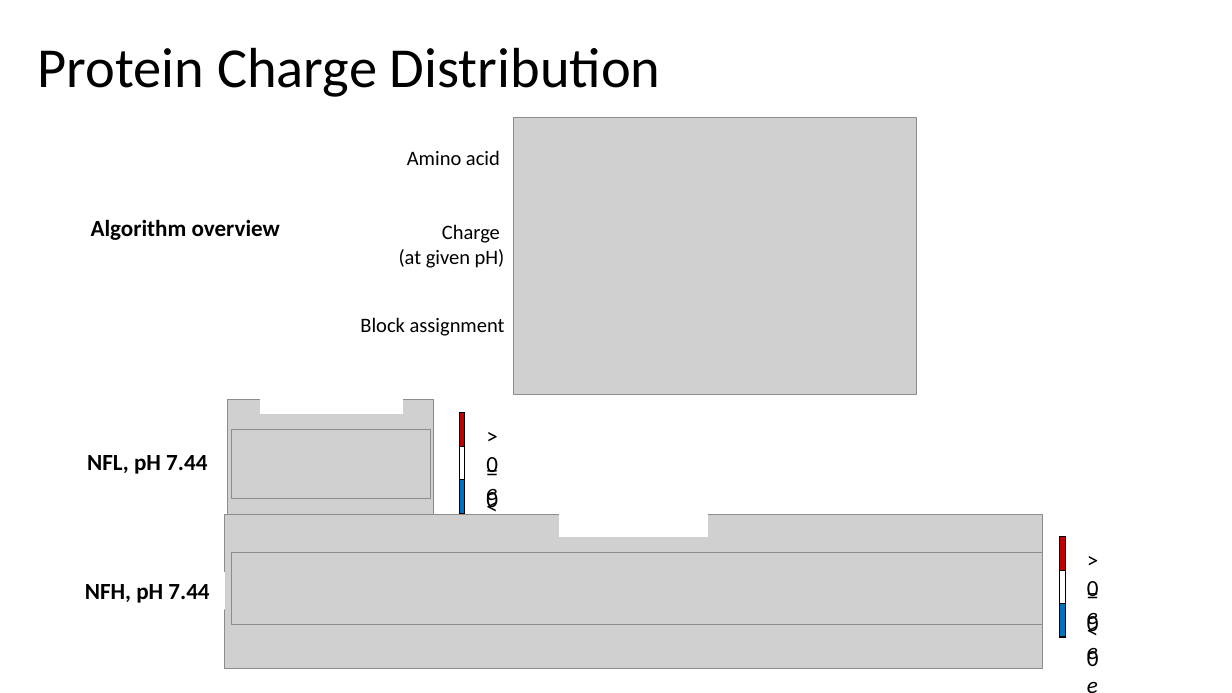
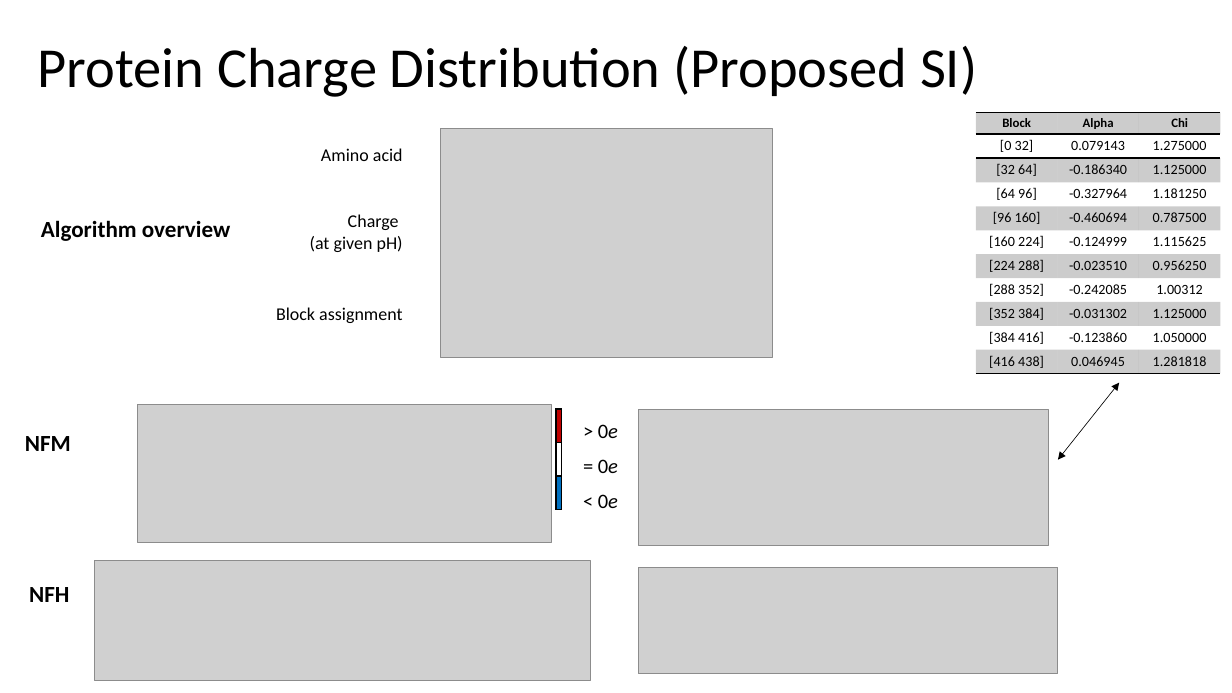
Before and after one commit to tyokokur/presentations, a slide deck: slide 2 of 20230515 NF Collab Update.pptx (slide 3 before the commit). Drawn at 1232x693 pixels with LibreOffice and Linux fonts; fonts in the diff are those of the drawing; grey boxes stand for pictures. Boxes give left, top, right and bottom in pixels: in the first picture for what was removed or moved away, otherwise in the second. Text is boxed around its words. In the diff, an @@ line names an element or a change of style, - is before the commit and + after.

```diff
--- a/20230515 NF Collab Update.pptx
+++ b/20230515 NF Collab Update.pptx
@@ title at [38, 46, 977, 97]: text changed @@
-Protein Charge Distribution
+Protein Charge Distribution (Proposed SI)
@@ table added at [976, 113, 1220, 374], 11 rows, 3 columns @@
+Block | Alpha | Chi
+[0 32] | 0.079143 | 1.275000
+[32 64] | -0.186340 | 1.125000
+[64 96] | -0.327964 | 1.181250
+[96 160] | -0.460694 | 0.787500
+[160 224] | -0.124999 | 1.115625
+[224 288] | -0.023510 | 0.956250
+[288 352] | -0.242085 | 1.00312
+[352 384] | -0.031302 | 1.125000
+[384 416] | -0.123860 | 1.050000
+[416 438] | 0.046945 | 1.281818
@@ text "Amino acid": place and size @@
-text "Amino acid" at [407, 150, 500, 165]
+text "Amino acid" at [321, 148, 403, 161]
@@ picture: place and size @@
-picture at [514, 118, 917, 395]
+picture at [441, 128, 774, 357]
@@ size 16 to 14 pt in 3 elements at [321, 148, 403, 161], [276, 307, 402, 323], [310, 214, 403, 252] @@
@@ text "Charge (at given pH)": place and size @@
-text "Charge (at given pH)" at [399, 224, 505, 268]
+text "Charge (at given pH)" at [310, 214, 403, 252]
@@ text "Algorithm overview": place and size @@
-text "Algorithm overview" at [91, 219, 280, 240]
+text "Algorithm overview" at [41, 220, 230, 241]
@@ text "Algorithm overview" at [41, 220, 230, 241]: alignment centre to left @@
@@ text "Block assignment": place and size @@
-text "Block assignment" at [360, 317, 505, 336]
+text "Block assignment" at [276, 307, 402, 323]
@@ rectangle: place and size @@
-rectangle at [261, 386, 403, 414]
+rectangle at [261, 380, 403, 408]
@@ double arrow added from (1058, 459) to (1119, 383), #000000 0.5 pt @@
@@ picture added at [138, 405, 552, 543] @@
@@ picture removed at [227, 399, 434, 537] @@
@@ rectangle: place and size @@
-rectangle at [1060, 537, 1066, 571]
+rectangle at [556, 409, 562, 444]
@@ text "> 0e": place and size @@
-text "> 0e" at [1078, 542, 1113, 564]
+text "> 0e" at [598, 424, 618, 438]
@@ picture added at [639, 409, 1049, 546] @@
@@ text at [25, 436, 71, 451]: text changed @@
-NFL, pH 7.44
+NFM
@@ picture removed at [231, 430, 431, 498] @@
@@ rectangle: place and size @@
-rectangle at [1060, 570, 1066, 604]
+rectangle at [556, 443, 562, 477]
@@ text "= 0e": place and size @@
-text "= 0e" at [1078, 577, 1113, 599]
+text "= 0e" at [598, 459, 618, 473]
@@ rectangle: place and size @@
-rectangle at [1060, 604, 1066, 638]
+rectangle at [556, 476, 562, 510]
@@ group removed at [459, 413, 512, 514]: 3 rectangles, 3 texts @@
-> 0e
-= 0e
-< 0e
@@ rectangle removed at [560, 509, 708, 537] @@
@@ size 18 to 16 pt in 3 elements at [598, 424, 618, 438], [598, 459, 618, 473], [598, 494, 618, 508] @@
@@ text "< 0e": place and size @@
-text "< 0e" at [1078, 611, 1113, 633]
+text "< 0e" at [598, 494, 618, 508]
@@ picture removed at [225, 515, 1043, 668] @@
@@ picture added at [94, 561, 591, 680] @@
@@ picture removed at [231, 553, 1043, 625] @@
@@ picture added at [639, 567, 1058, 674] @@
@@ text at [29, 587, 69, 602]: text changed @@
-NFH, pH 7.44
+NFH
```
Also in this commit, not shown: 1 other slide changed, 1 slide added, 3 slides removed.
